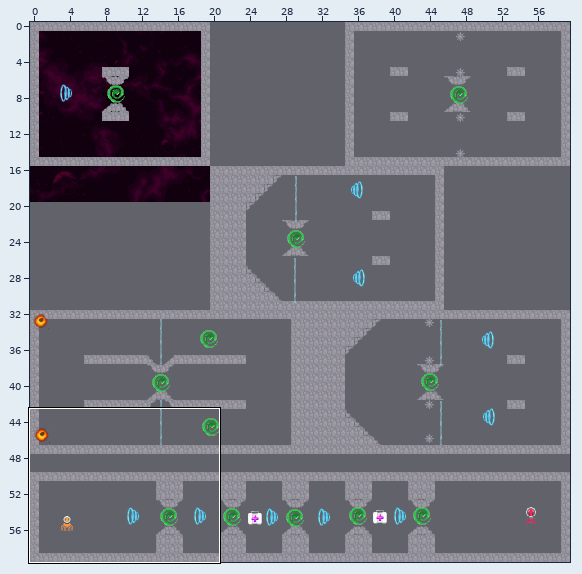
Tiled map (JSON) -- core/assets/levels/level_5/level_4.tmj. Above: a wide view before the commit, with the close-up outlined.
Close-up. Before:
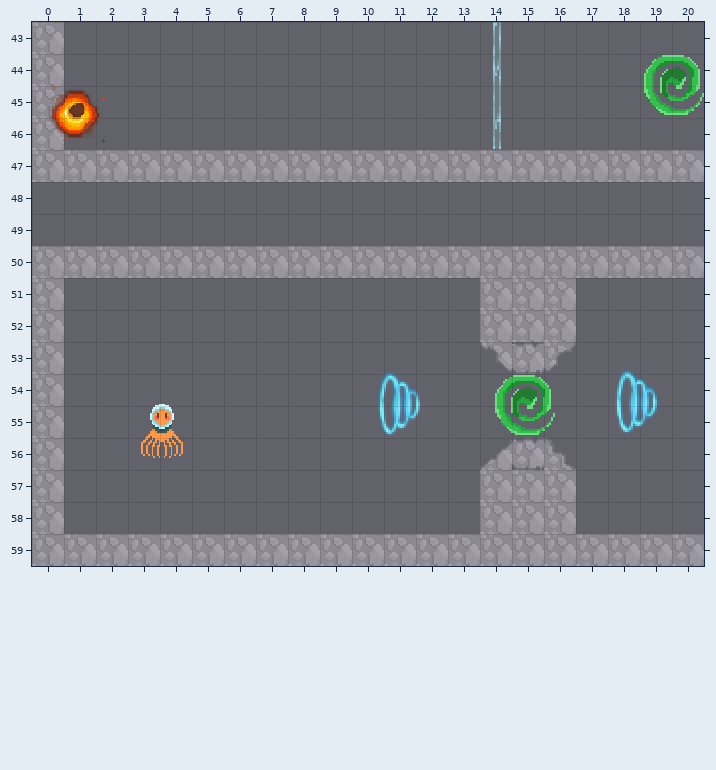
Cells are 16x16 px. Shown: x 0..20, y 43..59. The commit also changed other parts of the map, which this record leaves out.
After the commit:
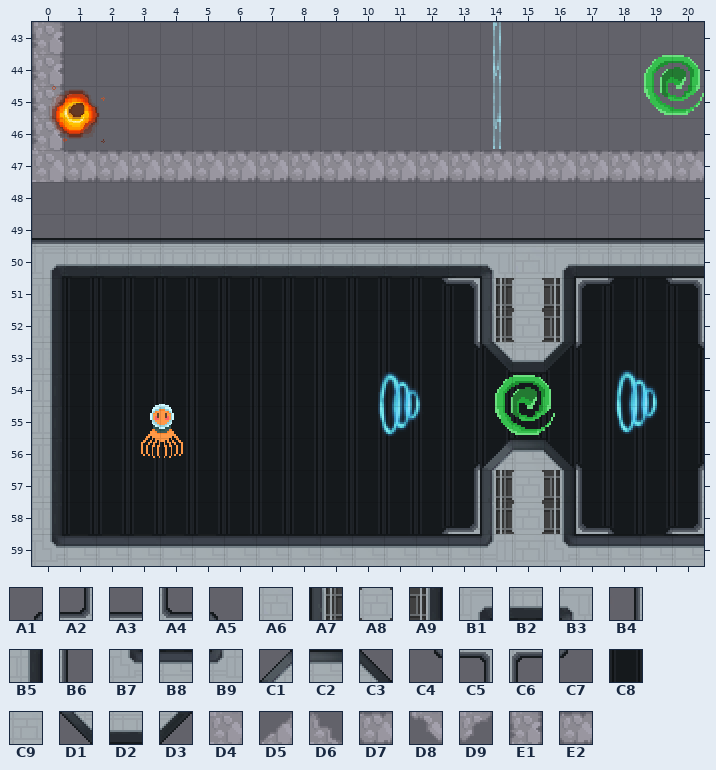
Key: from "space-tiles": A1 11, A2 12, A3 13, A4 14, A5 15, A6 18, A7 21, A8 22, A9 23, B1 28, B2 29, B3 30, B4 43, B5 44, B6 47, B7 60, B8 61, B9 62, C1 69, C2 70, C3 71, C4 75, C5 76, C6 78, C7 79, C8 82 "Background", C9 86, D1 101, D2 102, D3 103; from "tileset": D4 17 "GameObject", D5 66 "GameObject", D6 67 "GameObject", D7 70 "GameObject", D8 82 "GameObject", D9 83 "GameObject", E1 91 "GameObject", E2 102 "GameObject".
__ is an empty cell.
Tiles replaced or removed in this view: D4, D5, D6, D7, D8, D9, E2.
Tiles of an added or newly shown layer are drawn over the layers below it.
Diff:
Changed rows in their new state; .. is an unchanged cell.
Layer "Tile Layer 2" (added):
first column x 0:
50 .. .. .. .. .. .. .. .. .. .. .. .. .. .. .. .. .. C8 C8 C8 C8
51 C8 C8 C8 C8 C8 C8 C8 C8 C8 C8 C8 C8 C8 C8 C8 .. C8 C8 C8 C8 C8
52 C8 C8 C8 C8 C8 C8 C8 C8 C8 C8 C8 C8 C8 C8 C8 .. C8 C8 C8 C8 C8
53 C8 C8 C8 C8 C8 C8 C8 C8 C8 C8 C8 C8 C8 C8 C8 C8 C8 C8 C8 C8 C8
54 .. C8 C8 C8 C8 C8 C8 C8 C8 C8 C8 C8 C8 C8 C8 C8 C8 C8 C8 C8 C8
55 .. C8 C8 C8 C8 C8 C8 C8 C8 C8 C8 C8 C8 C8 C8 C8 C8 C8 C8 C8 C8
56 .. C8 C8 C8 C8 C8 C8 C8 C8 C8 C8 C8 C8 C8 C8 C8 C8 C8 C8 C8 C8
57 .. C8 C8 C8 C8 C8 C8 C8 C8 C8 C8 C8 C8 C8 C8 .. C8 C8 C8 C8 C8
58 .. C8 C8 C8 C8 C8 C8 C8 C8 C8 C8 C8 C8 C8 C8 .. C8 C8 C8 C8 C8
59 .. .. .. .. .. .. C8 C8 C8 C8 C8 C8 C8 C8 C8 .. C8 C8 C8 .. ..
Layer "Tile Layer 1":
first column x 0:
43 E1 .. .. .. .. .. .. .. .. .. .. .. .. .. .. .. .. .. .. .. ..
44 E1 .. .. .. .. .. .. .. .. .. .. .. .. .. .. .. .. .. .. .. ..
45 E1 .. .. .. .. .. .. .. .. .. .. .. .. .. .. .. .. .. .. .. ..
46 E1 .. .. .. .. .. .. .. .. .. .. .. .. .. .. .. .. .. .. .. ..
47 .. D7 D7 D7 D7 D7 D7 D7 D7 D7 D7 D7 D7 D7 D7 D7 D7 D7 D7 D7 D7
49 A3 A3 A3 A3 A3 A3 A3 A3 A3 A3 A3 A3 A3 A3 A3 A3 A3 A3 A3 A3 A3
50 B1 B2 B2 B2 B2 B2 B2 B2 B2 B2 B2 B2 B2 B2 B3 A6 B1 B2 B2 B2 B2
51 B5 .. .. .. .. .. .. .. .. .. .. .. C4 C5 A7 A8 A9 C6 C7 C4 C5
52 B5 .. .. .. .. .. .. .. .. .. .. .. .. B4 A7 A8 A9 B6 .. .. B4
53 B5 .. .. .. .. .. .. .. .. .. .. .. .. C4 D1 D2 D3 C7 .. .. C4
54 B5 .. .. .. .. .. .. .. .. .. .. .. .. .. .. .. .. .. .. .. ..
55 B5 .. .. .. .. .. .. .. .. .. .. .. .. .. .. .. .. .. .. .. ..
56 B5 .. .. .. .. .. .. .. .. .. .. .. .. A1 C1 C2 C3 A5 .. .. A1
57 B5 .. .. .. .. .. .. .. .. .. .. .. .. B4 A7 A8 A9 B6 .. .. B4
58 B5 .. .. .. .. .. .. .. .. .. .. .. A1 A2 A7 A8 A9 A4 A5 A1 A2
59 B7 B8 B8 B8 B8 B8 B8 B8 B8 B8 B8 B8 B8 B8 B9 C9 B7 B8 B8 B8 B8
Boxes around the changes in both close-ups, in picture pixels (x1, y1, x2, y2):
changed: (32, 22, 704, 182)
changed: (32, 238, 704, 566)
